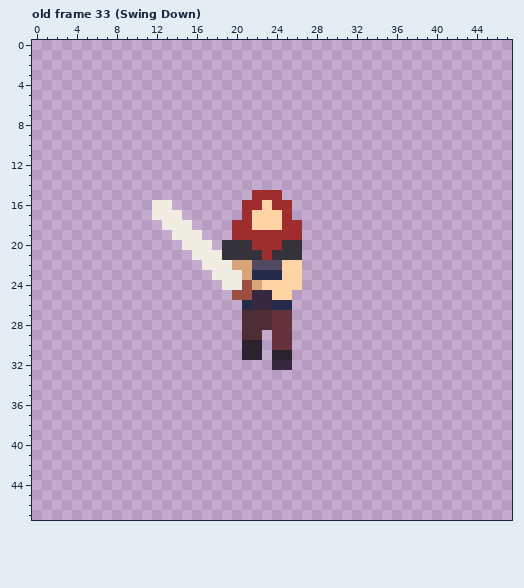
Pixel-art file, stored at Assets/PixelArt/small_thor.aseprite. Above, as it was before the edit.
48x48 pixels, 60 frames. Colours within 5 levels of each other are drawn and written as one. Shown: old frame 33 (Swing Down). The commit also changed other frames, which this record leaves out.
Now the later version:
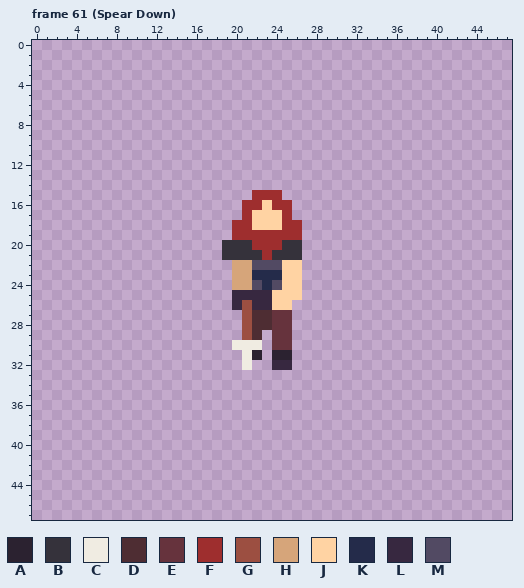
Palette (. is transparent): A #2b2230  B #35323b  C #f0ece2  D #4e2d33  E #66333d  F #9e2e2e  G #9c4f41  H #d6a57a  J #ffd3a3  K #242b4a  L #372840  M #524a63
A new or re-ordered frame is compared with the old frame closest to it.
Difference:
frames 60 -> 94
Frame 61 (Spear Down) is new; against old frame 33 (Swing Down):
Colour C now appears in row 30 at x 20; in row 32 at x 21.
The author changed colour A to colour C in row 30 at x 21 to 22; in row 31 at x 21.
The author changed colour D to colour G in rows 27 to 29 at x 21.
The author changed colour K to colour G in row 26 at x 21.
The author changed colour C to colour H in rows 23 to 24 at x 20.
The author changed colour G to colour H in row 24 at x 21.
Colour J now appears in row 25 at x 26.
The author changed colour K to colour J in row 26 at x 24 to 25.
The author changed colour J to colour K in row 24 at x 23.
Colour L now appears in row 26 at x 20.
The author changed colour G to colour L in row 25 at x 20 to 21.
The author changed colour H to colour M in row 24 at x 22.
The author changed colour J to colour M in row 24 at x 24.
The author cleared colour C in row 16 at x 12 to 13; in row 17 at x 12 to 14; in row 18 at x 13 to 15; in row 19 at x 14 to 16; in row 20 at x 15 to 17; in row 21 at x 16 to 18.
The author cleared colour C in row 22 at x 17 to 19; in row 23 at x 18 to 19; in row 24 at x 19.
